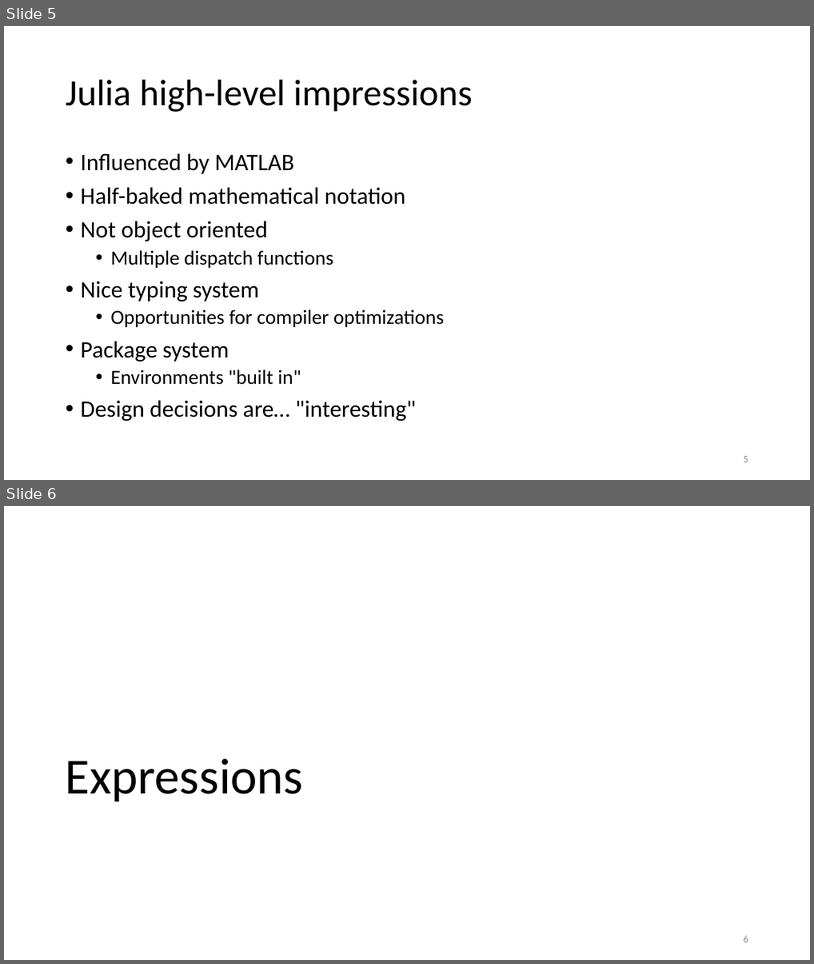
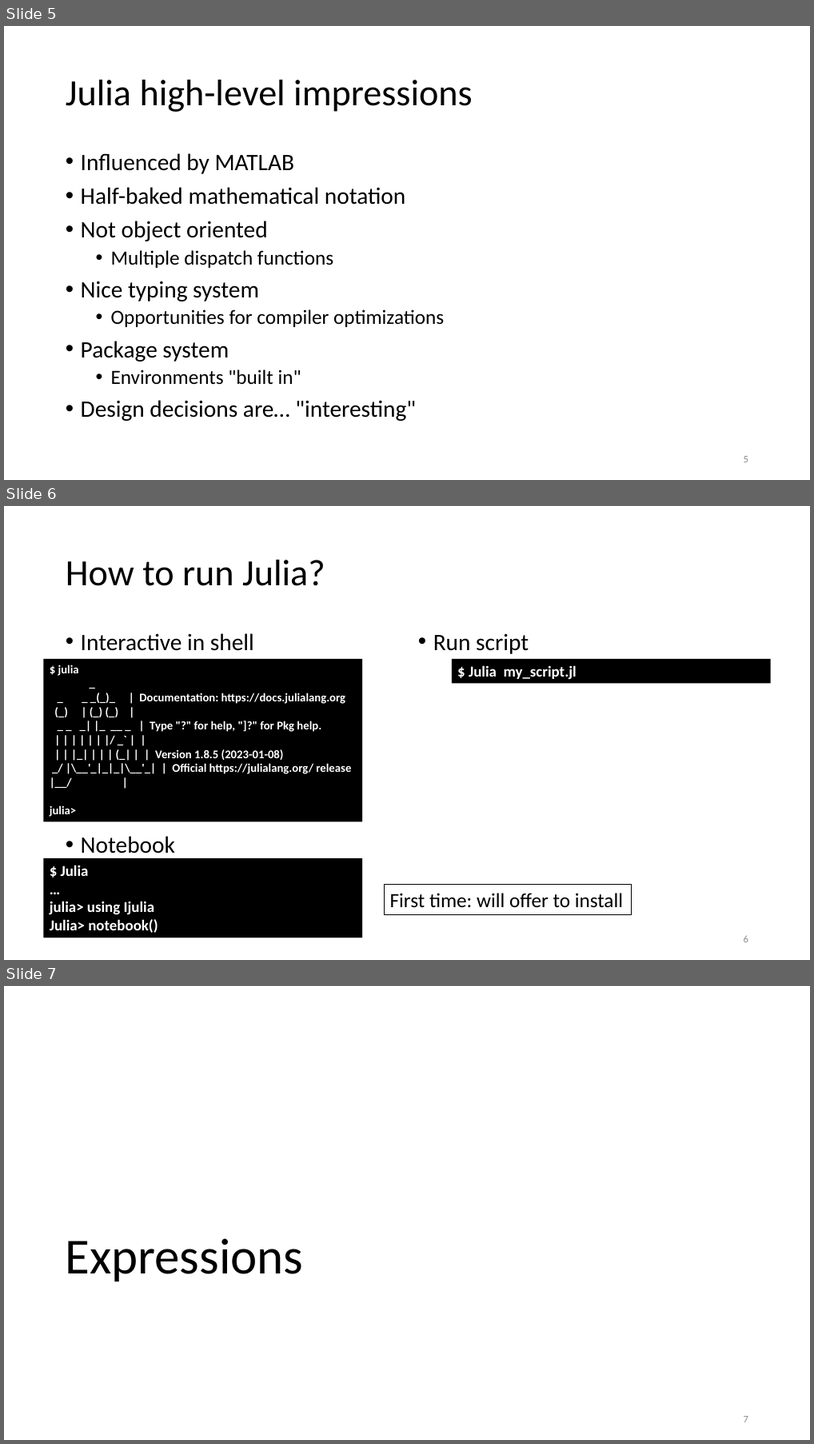
Before and after one commit to gjbex/Julia_good_bad_ugly, a slide deck: julia_good_back_ugly.pptx. Shown one above the other, each under a label of ours: slides 5 and 6 before the commit, slides 5, 6 and 7 after it. The pictures are 814x964 and 814x1444 pixels, drawn with LibreOffice and Linux fonts; fonts in the diff are those of the drawing. Boxes give left, top, right and bottom in pixels: in the first picture for what was removed or moved away, otherwise in the second. Text is boxed around its words. In the diff, an @@ line names an element or a change of style, - is before the commit and + after.

Commit message:
Add slide on how to run julia

```diff
--- a/julia_good_back_ugly.pptx
+++ b/julia_good_back_ugly.pptx
@@ slide 6 added at <box>4,506,810,960</box>, background #FFFFFF @@
@@ title added at <box>66,560,326,586</box>, 44 pt, text #000000 @@
+How to run Julia?
@@ text added at <box>81,633,254,859</box>, 28 pt, text #000000 @@
+• Interactive in shell
+• Notebook
@@ text added at <box>434,633,529,654</box>, 28 pt, text #000000 @@
+• Run script
@@ rectangle added at <box>43,659,362,821</box>, fill #000000, 14 pt, text #FFFFFF, bold @@
+$ julia
+_
+_ _ _(_)_ | Documentation: https://docs.julialang.org
+(_) | (_) (_) |
+_ _ _| |_ __ _ | Type "?" for help, "]?" for Pkg help.
+| | | | | | |/ _` | |
+| | |_| | | | (_| | | Version 1.8.5 (2023-01-08)
+_/ |\__'_|_|_|\__'_| | Official https://julialang.org/ release
+|__/ |
+julia>
@@ rectangle added at <box>452,659,772,683</box>, fill #000000, 18 pt, text #FFFFFF, bold @@
+$ Julia my_script.jl
@@ rectangle added at <box>43,858,362,937</box>, fill #000000, 18 pt, text #FFFFFF, bold @@
+$ Julia
+…
+julia> using Ijulia
+Julia> notebook()
@@ rectangle added at <box>385,884,633,914</box>, outline #000000 0.75 pt, 24 pt, text #000000 @@
+First time: will offer to install
@@ page number added at <box>744,935,749,942</box>, 12 pt, text #8C8C8C @@
+6
@@ what was slide 6 is now slide 7 @@
@@ page number at <box>744,1416,749,1422</box>: text changed @@
-6
+7
```
